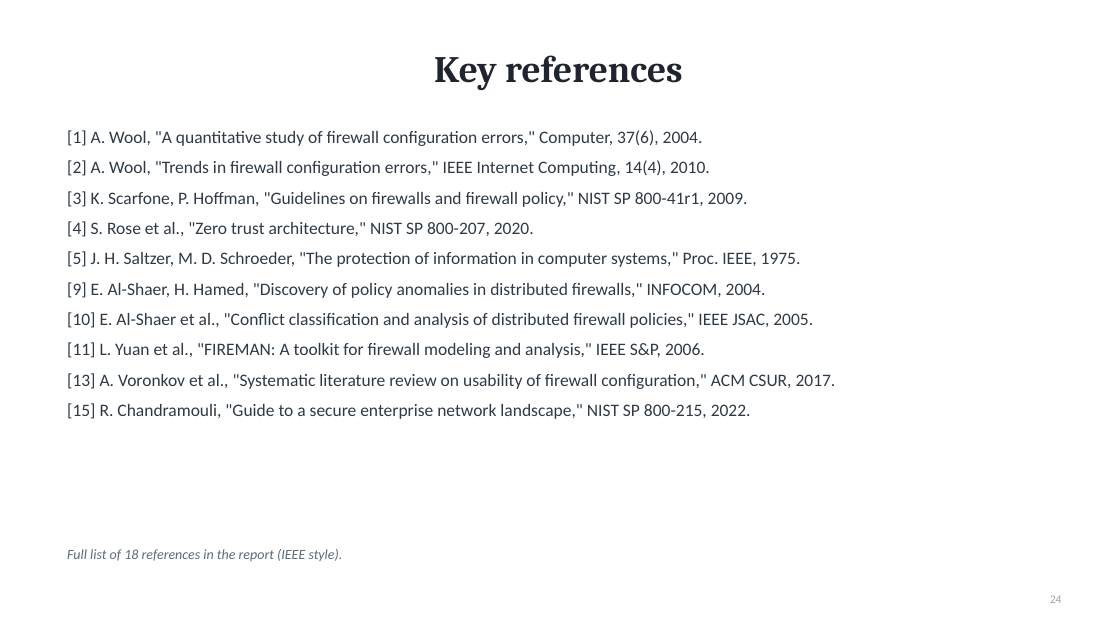
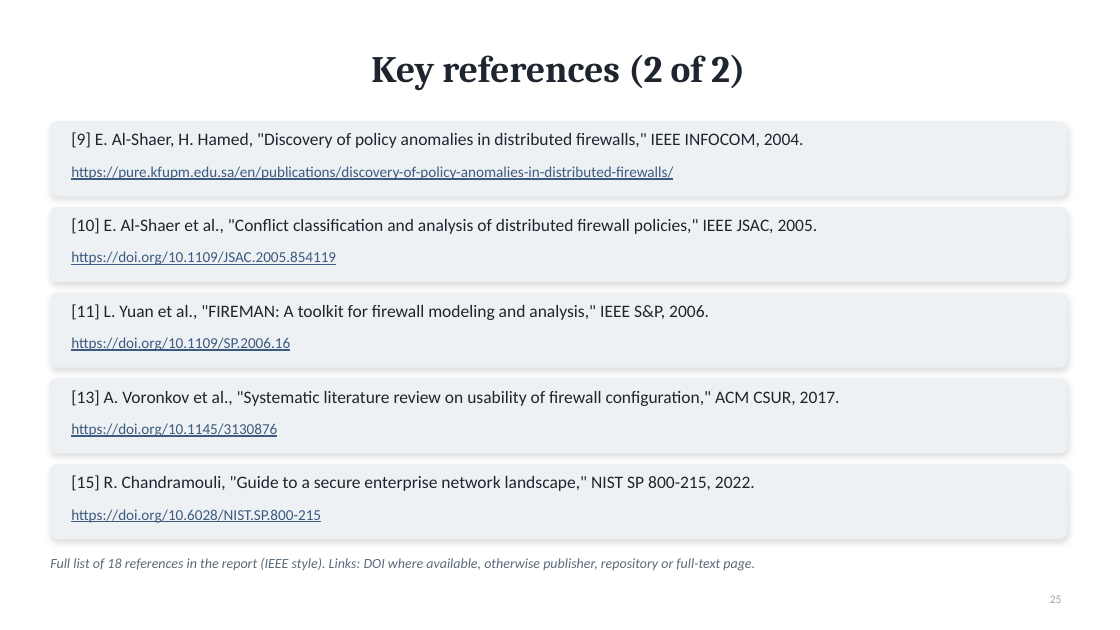
Before and after one commit to darshanpvt007-afk/firewall-policy-complexity-case-study, a slide deck: slide 25 of report/case-study-presentation.pptx (slide 24 before the commit). Drawn at 1120x630 pixels with LibreOffice and Linux fonts; fonts in the diff are those of the drawing. Boxes give left, top, right and bottom in pixels: in the first picture for what was removed or moved away, otherwise in the second. Text is boxed around its words. In the diff, an @@ line names an element or a change of style, - is before the commit and + after.

```diff
--- a/report/case-study-presentation.pptx
+++ b/report/case-study-presentation.pptx
@@ title at [371,55,745,90]: text changed @@
-Key references
+Key references (2 of 2)
@@ rounded rectangle added at [50,122,1067,196], fill #EEF1F4, outline #EEF1F4 1 pt @@
@@ text removed at [67,130,836,419] @@
-[1] A. Wool, "A quantitative study of firewall configuration errors," Computer, 37(6), 2004.
-[2] A. Wool, "Trends in firewall configuration errors," IEEE Internet Computing, 14(4), 2010.
-[3] K. Scarfone, P. Hoffman, "Guidelines on firewalls and firewall policy," NIST SP 800-41r1, 2009.
-[4] S. Rose et al., "Zero trust architecture," NIST SP 800-207, 2020.
-[5] J. H. Saltzer, M. D. Schroeder, "The protection of information in computer systems," Proc. IEEE, 1975.
-[9] E. Al-Shaer, H. Hamed, "Discovery of policy anomalies in distributed firewalls," INFOCOM, 2004.
-[10] E. Al-Shaer et al., "Conflict classification and analysis of distributed firewall policies," IEEE JSAC, 2005.
-[11] L. Yuan et al., "FIREMAN: A toolkit for firewall modeling and analysis," IEEE S&P, 2006.
-[13] A. Voronkov et al., "Systematic literature review on usability of firewall configuration," ACM CSUR, 2017.
-[15] R. Chandramouli, "Guide to a secure enterprise network landscape," NIST SP 800-215, 2022.
@@ text added at [71,132,804,148], 15 pt, text #1E252E @@
+[9] E. Al-Shaer, H. Hamed, "Discovery of policy anomalies in distributed firewalls," IEEE INFOCOM, 2004.
@@ text added at [71,166,673,180], 13 pt, text #3D5A80, underline @@
+https://pure.kfupm.edu.sa/en/publications/discovery-of-policy-anomalies-in-distributed-firewalls/
@@ rounded rectangle added at [50,208,1067,281], fill #EEF1F4, outline #EEF1F4 1 pt @@
@@ text added at [71,218,818,234], 15 pt, text #1E252E @@
+[10] E. Al-Shaer et al., "Conflict classification and analysis of distributed firewall policies," IEEE JSAC, 2005.
@@ text added at [71,251,336,265], 13 pt, text #3D5A80, underline @@
+https://doi.org/10.1109/JSAC.2005.854119
@@ rounded rectangle added at [50,293,1067,367], fill #EEF1F4, outline #EEF1F4 1 pt @@
@@ text added at [71,304,709,320], 15 pt, text #1E252E @@
+[11] L. Yuan et al., "FIREMAN: A toolkit for firewall modeling and analysis," IEEE S&P, 2006.
@@ text added at [71,337,290,351], 13 pt, text #3D5A80, underline @@
+https://doi.org/10.1109/SP.2006.16
@@ rounded rectangle added at [50,379,1067,453], fill #EEF1F4, outline #EEF1F4 1 pt @@
@@ text added at [71,390,840,406], 15 pt, text #1E252E @@
+[13] A. Voronkov et al., "Systematic literature review on usability of firewall configuration," ACM CSUR, 2017.
@@ text added at [71,423,277,437], 13 pt, text #3D5A80, underline @@
+https://doi.org/10.1145/3130876
@@ rounded rectangle added at [50,465,1067,539], fill #EEF1F4, outline #EEF1F4 1 pt @@
@@ text added at [71,475,755,491], 15 pt, text #1E252E @@
+[15] R. Chandramouli, "Guide to a secure enterprise network landscape," NIST SP 800-215, 2022.
@@ text added at [71,509,321,523], 13 pt, text #3D5A80, underline @@
+https://doi.org/10.6028/NIST.SP.800-215
@@ text at [50,558,755,571]: text changed @@
-Full list of 18 references in the report (IEEE style).
+Full list of 18 references in the report (IEEE style). Links: DOI where available, otherwise publisher, repository or full-text page.
@@ page number at [1050,595,1062,603]: text changed @@
-24
+25
```
Also in this commit, not shown: 1 slide added, 2 other files.
